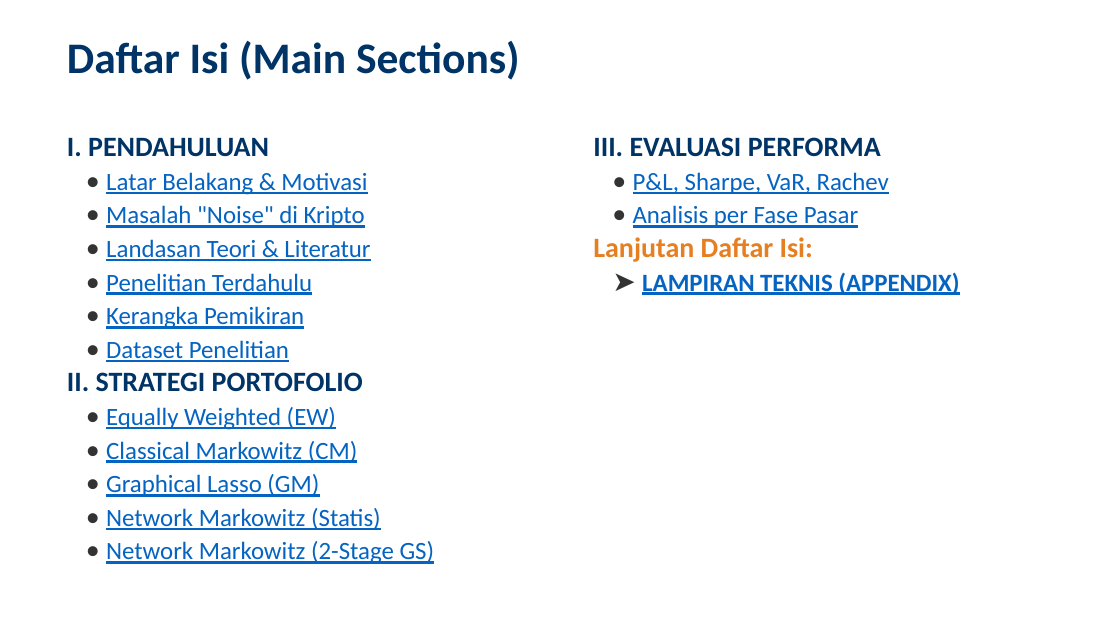
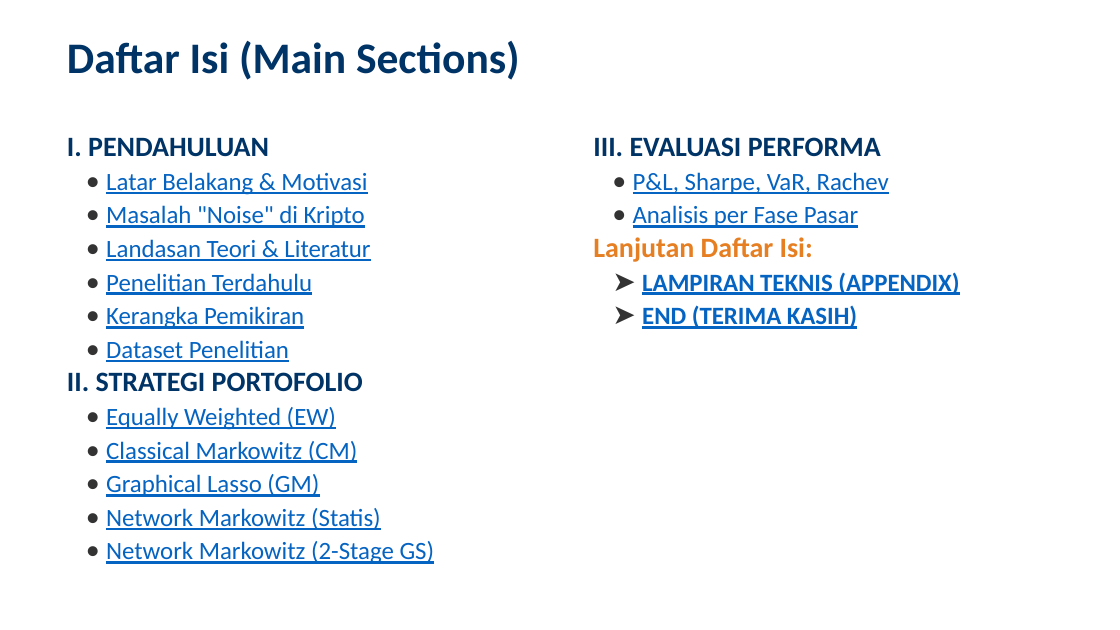
Before and after one commit to ragilrojo/RepoThesis, a slide deck: slide 2 of Presentasi_Proposal_Update.pptx. Drawn at 1120x630 pixels with LibreOffice and Linux fonts; fonts in the diff are those of the drawing. Boxes give left, top, right and bottom in pixels: in the first picture for what was removed or moved away, otherwise in the second. Text is boxed around its words. In the diff, an @@ line names an element or a change of style, - is before the commit and + after.

Commit message:
feat: add End (Thank You) slide to TOC

```diff
--- a/Presentasi_Proposal_Update.pptx
+++ b/Presentasi_Proposal_Update.pptx
@@ text at (642,305,857,329): paragraph added @@
+➤ END (TERIMA KASIH)
```
Also in this commit, not shown: 1 other file.
